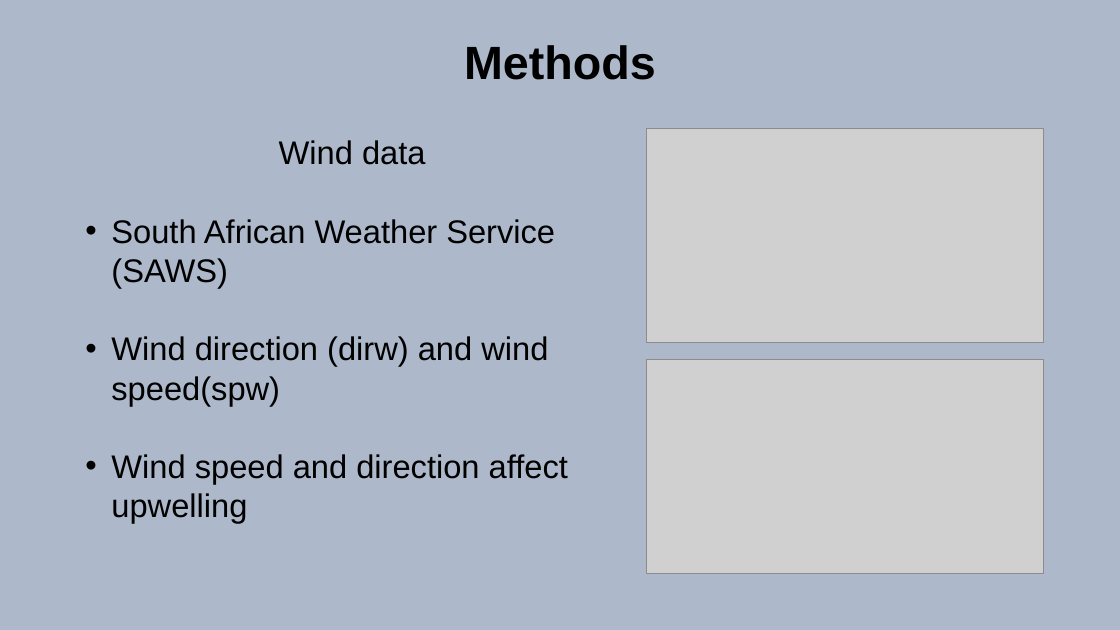
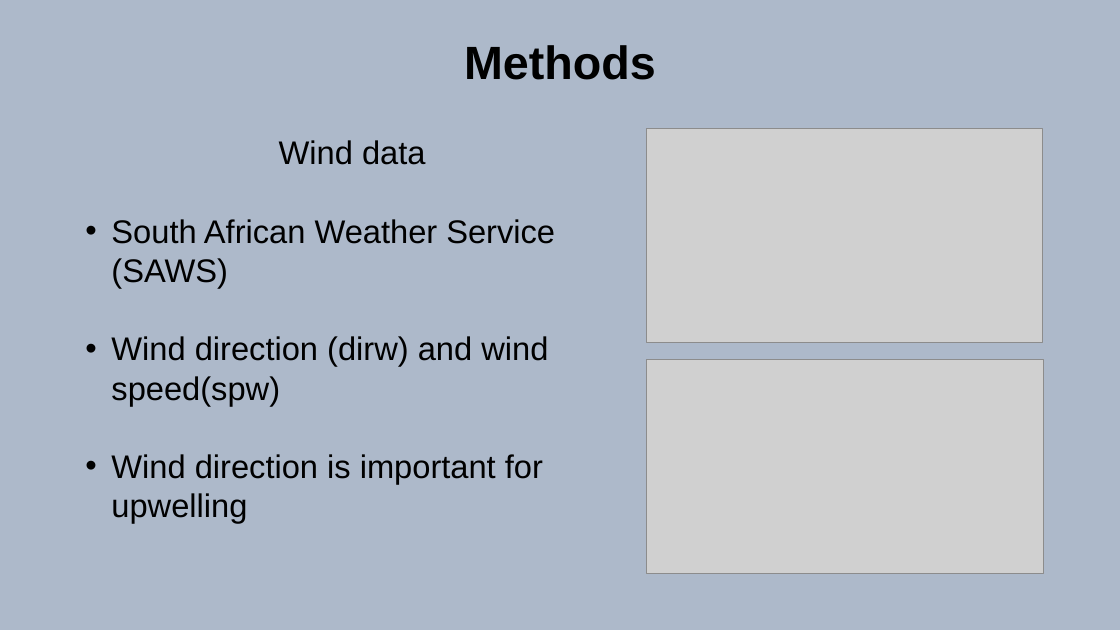
Before and after one commit to AmierohAbrahams/Upwelling_MCS, a slide deck: slide 7 of Presentation/Amieroh_P_new.pptx. Drawn at 1120x630 pixels with LibreOffice and Linux fonts; fonts in the diff are those of the drawing; grey boxes stand for pictures. Boxes give left, top, right and bottom in pixels: in the first picture for what was removed or moved away, otherwise in the second. Text is boxed around its words. In the diff, an @@ line names an element or a change of style, - is before the commit and + after.

```diff
--- a/Presentation/Amieroh_P_new.pptx
+++ b/Presentation/Amieroh_P_new.pptx
@@ text at (111,454,543,523): text changed @@
-• Wind speed and direction affect upwelling
+• Wind direction is important for upwelling
```
Also in this commit, not shown: 1 other slide changed.
